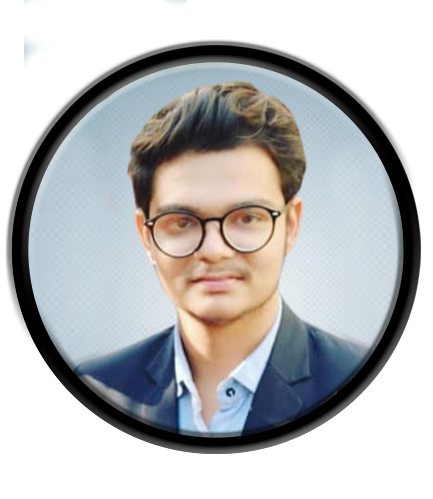
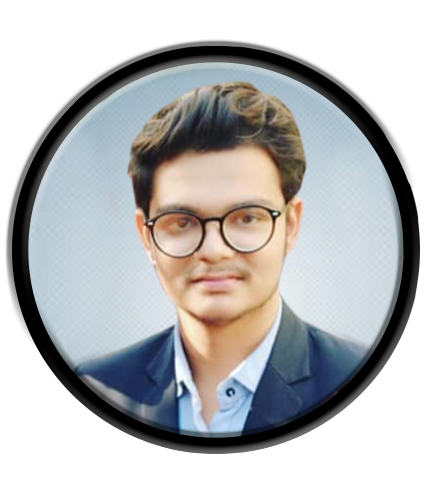
Layered file, before and after one edit (433 × 499). Changes by layer:
painted on "Group 1 copy" over [left=24, top=0, right=270, bottom=429]
added layer "YD_Round_Logo copy 2" above "YD_Round_Logo copy" over [left=26, top=45, right=420, bottom=454]
hid "YD_Round_Logo copy" over [left=12, top=45, right=421, bottom=454]
